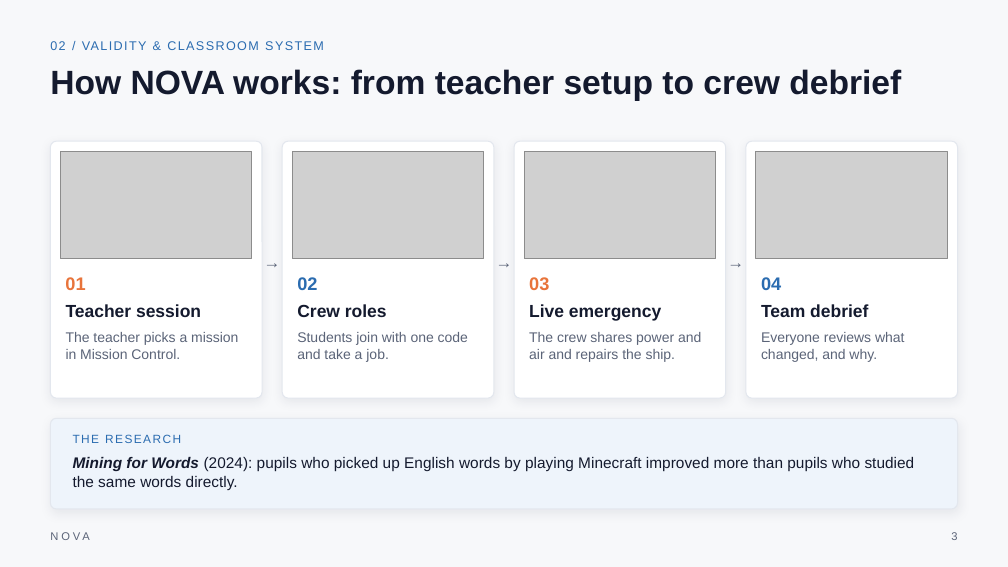
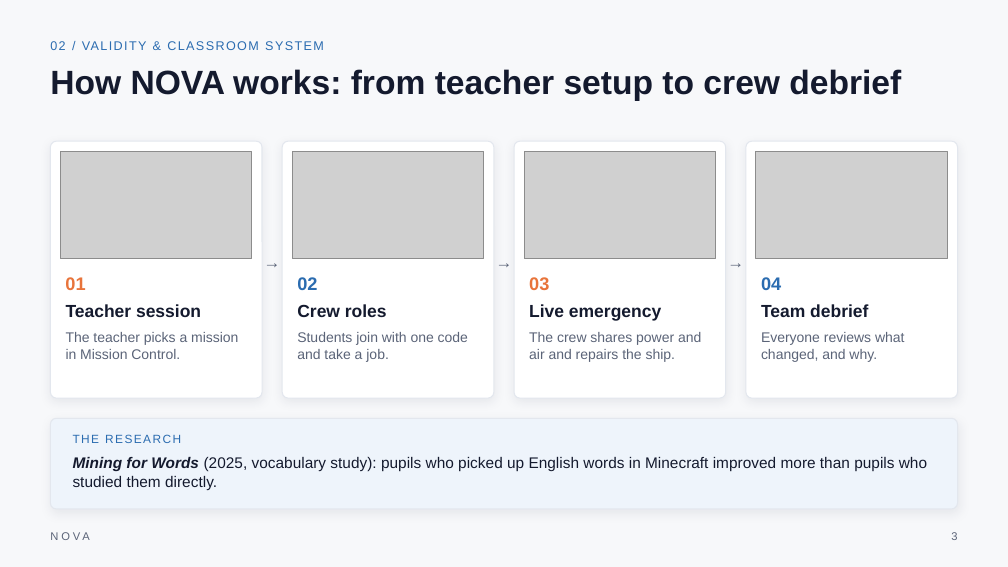
Before and after one commit to KawaseDev/Nimbus-Nova-MC, a slide deck: slide 3 of presentation/NOVA-Pitch-v2.pptx. Drawn at 1008x567 pixels with LibreOffice and Linux fonts; fonts in the diff are those of the drawing; grey boxes stand for pictures. Boxes give left, top, right and bottom in pixels: in the first picture for what was removed or moved away, otherwise in the second. Text is boxed around its words. In the diff, an @@ line names an element or a change of style, - is before the commit and + after.

```diff
--- a/presentation/NOVA-Pitch-v2.pptx
+++ b/presentation/NOVA-Pitch-v2.pptx
@@ text at (x1=73, y1=457, x2=927, y2=490): text changed @@
-Mining for Words (2024): pupils who picked up English words by playing Minecraft improved more than pupils who studied the same words directly.
+Mining for Words (2025, vocabulary study): pupils who picked up English words in Minecraft improved more than pupils who studied them directly.
```
Also in this commit, not shown: 1 other slide changed, 5 other files.
